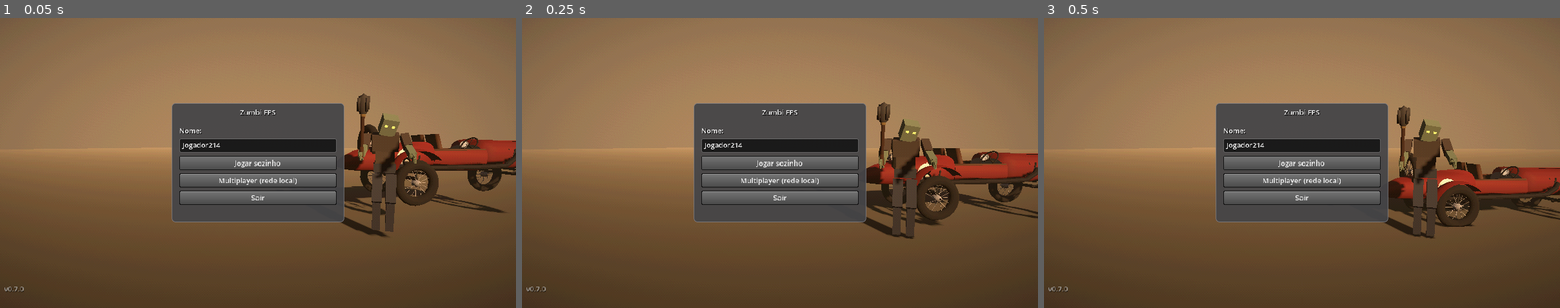
Above: before the commit, frames 1-3 (left to right).
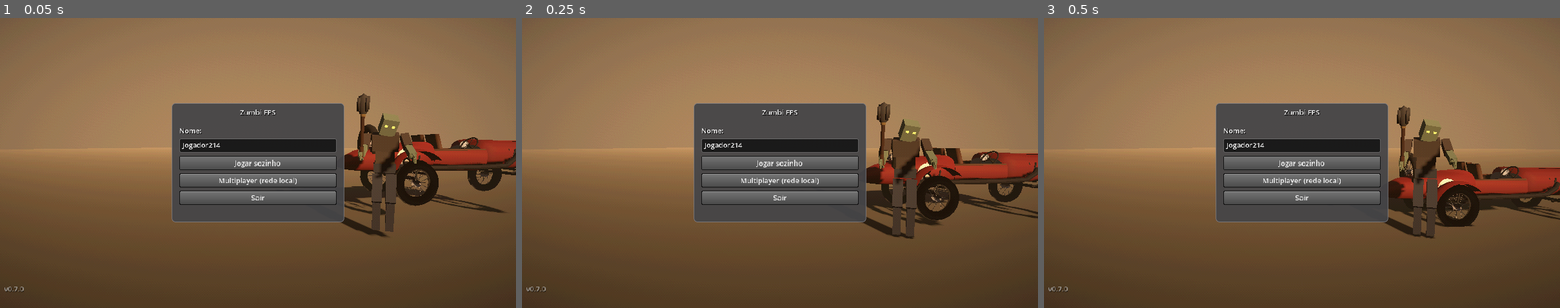
Above: after the commit, the same moments.

Repository: NynaUwU/GamaMake
Game: Godot game, scene res://scenes/ui/main_menu.tscn
The game is run twice, just before and just after one commit, with the same random seed, the same clock (stepped at 60 frames per second) and the same inputs.
Inputs:
- Up to frame 1 (0.05 s): no input
- Up to frame 2 (0.25 s): no input
- Up to frame 3 (0.5 s): no input

The runs differ from the first frame. In frame 1, 0.7% of the frame differs, in the area x 69-99%, y 39-65%; in frame 2, 0.7%; in frame 3, 0.6%.

Commit message:
Headlights toggle only with L and stay on after exiting; street lamps in cities (some tilted, flickering or broken); double-sided materials fix see-through faces
Co-Authored-By: Claude Opus 5.5 <noreply@anthropic.com>
Claude-Session: https://claude.ai/code/session_013WuJvRnQKE4d3aFe3G7e6h

Diff:
--- a/scripts/items/item_models.gd
+++ b/scripts/items/item_models.gd
@@ -423,6 +423,9 @@
 	var material := StandardMaterial3D.new()
 	material.albedo_color = color
 	material.roughness = 0.9
+	# Peças torneadas abertas nas pontas (cabos, tubos): sem isso dá para ver
+	# "através" delas por dentro (faces de trás sumiam).
+	material.cull_mode = BaseMaterial3D.CULL_DISABLED
 	match color:
 		STEEL:
 			material.metallic = 0.25
--- a/scripts/vehicles/vintage_car.gd
+++ b/scripts/vehicles/vintage_car.gd
@@ -105,6 +105,7 @@
 	seat.position = seat_offset # Monza: banco da direita (o carro anda para +Z: direita = -X)
 	seat.rotation = Vector3(0, PI, 0) # o player olha para -Z; o carro anda para +Z
 	add_child(seat)
+	set_headlights(false) # começa apagado (lentes escuras)
 	freeze_mode = RigidBody3D.FREEZE_MODE_KINEMATIC
 	if not Net.i.is_host():
 		freeze = true # online: no começo quem simula os carros é o host
@@ -175,7 +176,7 @@
 func set_driver(who: Node3D) -> void:
 	driver = who
 	set_see_through(who != null)
-	set_headlights(who != null) # entra: faróis acendem; sai: apagam
+	# Faróis só mudam com o L (dirigindo); sair do carro não apaga.
 	if who == null:
 		engine_force = 0.0
 		steering = 0.0
@@ -787,7 +788,7 @@
 	return instance
 
 
-func _material(key: String, color: Color, roughness: float, metallic: float, double_sided := false) -> StandardMaterial3D:
+func _material(key: String, color: Color, roughness: float, metallic: float, _double_sided := false) -> StandardMaterial3D:
 	if _materials.has(key):
 		return _materials[key]
 	var material := StandardMaterial3D.new()
@@ -795,8 +796,8 @@
 	material.albedo_color = color.darkened(0.12) if key in ["paint", "chrome"] else color
 	material.roughness = maxf(roughness, 0.78)
 	material.metallic = minf(metallic, 0.25)
-	if double_sided:
-		material.cull_mode = BaseMaterial3D.CULL_DISABLED
+	# Sempre dos dois lados: canos, eixos e para-lamas abertos não ficam "furados".
+	material.cull_mode = BaseMaterial3D.CULL_DISABLED
 	if color.a < 1.0:
 		material.transparency = BaseMaterial3D.TRANSPARENCY_ALPHA
 	if key == "dial":
--- a/scripts/world/city_gen.gd
+++ b/scripts/world/city_gen.gd
@@ -252,7 +252,54 @@
 		_material = StandardMaterial3D.new()
 		_material.vertex_color_use_as_albedo = true
 		_material.roughness = 0.95
+		_material.cull_mode = BaseMaterial3D.CULL_DISABLED # ruínas abertas: sem faces "furadas"
 	return _material
+
+
+## Poste de rua de ferro com lampião (alguns tortos; luz opcional).
+static func build_lamp(rng: RandomNumberGenerator, lit: bool, tilt: float) -> Node3D:
+	var root := Node3D.new()
+	root.name = "Poste"
+	var mb := MeshBuilder.new()
+	var iron := Color(0.16, 0.15, 0.15)
+	mb.color(iron)
+	mb.tube(PackedVector3Array([Vector3.ZERO, Vector3(0, 3.4, 0)]), 0.06, 6)
+	mb.box(Vector3(0, 0.15, 0), Vector3(0.22, 0.3, 0.22))
+	mb.tube(PackedVector3Array([Vector3(0, 3.3, 0), Vector3(0.25, 3.5, 0), Vector3(0.55, 3.45, 0)]), 0.035, 5)
+	mb.color(Color(0.5, 0.42, 0.25)) # lampião de latão
+	mb.box(Vector3(0.55, 3.32, 0), Vector3(0.24, 0.05, 0.24))
+	mb.box(Vector3(0.55, 3.08, 0), Vector3(0.2, 0.04, 0.2))
+	var glass := Color(1.0, 0.85, 0.5) if lit else Color(0.25, 0.25, 0.22)
+	mb.color(glass)
+	mb.box(Vector3(0.55, 3.2, 0), Vector3(0.18, 0.2, 0.18))
+	var mesh := MeshInstance3D.new()
+	mesh.mesh = mb.finish(material(), false)
+	root.add_child(mesh)
+	var body := StaticBody3D.new()
+	var shape := CollisionShape3D.new()
+	var cylinder := CylinderShape3D.new()
+	cylinder.radius = 0.08
+	cylinder.height = 3.4
+	shape.shape = cylinder
+	shape.position = Vector3(0, 1.7, 0)
+	body.add_child(shape)
+	root.add_child(body)
+	if lit:
+		var light := OmniLight3D.new()
+		light.name = "Light"
+		light.position = Vector3(0.55, 3.05, 0)
+		light.light_color = Color(1.0, 0.78, 0.45)
+		light.light_energy = 1.4
+		light.omni_range = 10.0
+		light.omni_attenuation = 1.2
+		light.shadow_enabled = false
+		light.distance_fade_enabled = true # longe some (não pesa)
+		light.distance_fade_begin = 70.0
+		light.distance_fade_length = 20.0
+		root.add_child(light)
+	if tilt != 0.0:
+		root.rotation = Vector3(tilt * 0.6, 0, tilt) # torto: bateram nele ou o chão cedeu
+	return root
 
 
 ## Casa pronta (malha + colisão) com a base na origem; posicione pelo lote.
--- a/scripts/world/city_manager.gd
+++ b/scripts/world/city_manager.gd
@@ -16,6 +16,9 @@
 var _player: Node3D
 var _built := {} # índice da cidade -> {"node": Node3D, "next": int}
 var _timer := 0.0
+var _flickering: Array = [] # luzes de poste com mau contato
+var _flicker_time := 0.0
+const MAX_LAMP_LIGHTS := 45 ## por cidade (o resto dos postes fica apagado)
 
 
 func _ready() -> void:
@@ -26,6 +29,7 @@
 func _process(delta: float) -> void:
 	if _terrain == null or _player == null:
 		return
+	_flicker(delta)
 	_timer -= delta
 	if _timer <= 0.0:
 		_timer = 0.5
@@ -63,6 +67,7 @@
 			var plaza_pos: Vector2 = CityGen.to_world(city, city.plaza) - city.center
 			plaza.position = Vector3(plaza_pos.x, 0, plaza_pos.y)
 			node.add_child(plaza)
+			_add_lamps(node, city)
 			_built[i] = {"node": node, "next": 0}
 		elif distance > build_distance + 120.0 and _built.has(i):
 			_built[i].node.queue_free()
@@ -74,6 +79,48 @@
 			while entry.next < city.lots.size():
 				_add_house(entry.node, city, city.lots[entry.next])
 				entry.next += 1
+
+
+## Postes ao longo das ruas, alternando os lados. Cenário de fim de mundo:
+## alguns tortos, alguns piscando e alguns quebrados (apagados).
+func _add_lamps(city_node: Node3D, city: Dictionary) -> void:
+	var rng := RandomNumberGenerator.new()
+	rng.seed = city.seed + 11
+	var lights := 0
+	var spacing := 24.0 if city.size != "small" else 34.0
+	for street: Dictionary in city.streets:
+		var a: Vector2 = street.a
+		var b: Vector2 = street.b
+		var length := a.distance_to(b)
+		var dir := (b - a).normalized()
+		var side := Vector2(-dir.y, dir.x)
+		var count := int(length / spacing)
+		for k in count:
+			if rng.randf() > 0.7:
+				continue # poste caído/levado: falta
+			var flip := 1.0 if k % 2 == 0 else -1.0
+			var p: Vector2 = a + dir * (spacing * (k + 0.5)) + side * flip * (street.width * 0.5 + 0.7) - city.center
+			var lit := rng.randf() > 0.2 and lights < MAX_LAMP_LIGHTS
+			var tilt := rng.randf_range(0.12, 0.3) * (1.0 if rng.randf() < 0.5 else -1.0) if rng.randf() < 0.2 else 0.0
+			var lamp := CityGen.build_lamp(rng, lit, tilt)
+			lamp.position = Vector3(p.x, 0, p.y)
+			lamp.rotation.y = atan2(side.x * flip, side.y * flip) + PI * 0.5
+			city_node.add_child(lamp)
+			if lit:
+				lights += 1
+				var light: OmniLight3D = lamp.get_node("Light")
+				if rng.randf() < 0.25:
+					_flickering.append(light) # mau contato: pisca
+
+
+func _flicker(delta: float) -> void:
+	_flicker_time += delta
+	_flickering = _flickering.filter(func(l): return is_instance_valid(l))
+	for light: OmniLight3D in _flickering:
+		var seed := float(light.get_instance_id() % 997)
+		var n := sin(_flicker_time * 23.0 + seed) * sin(_flicker_time * 7.3 + seed * 1.7)
+		# Fica quase sempre aceso e de vez em quando apaga/treme.
+		light.light_energy = 0.05 if n > 0.55 else (0.8 if n > 0.3 else 1.4)
 
 
 func _add_house(city_node: Node3D, city: Dictionary, lot: Dictionary) -> void:
Not shown, added: assets/icons/bumerangue.png.import
Not shown, added: assets/icons/chinelo.png.import
